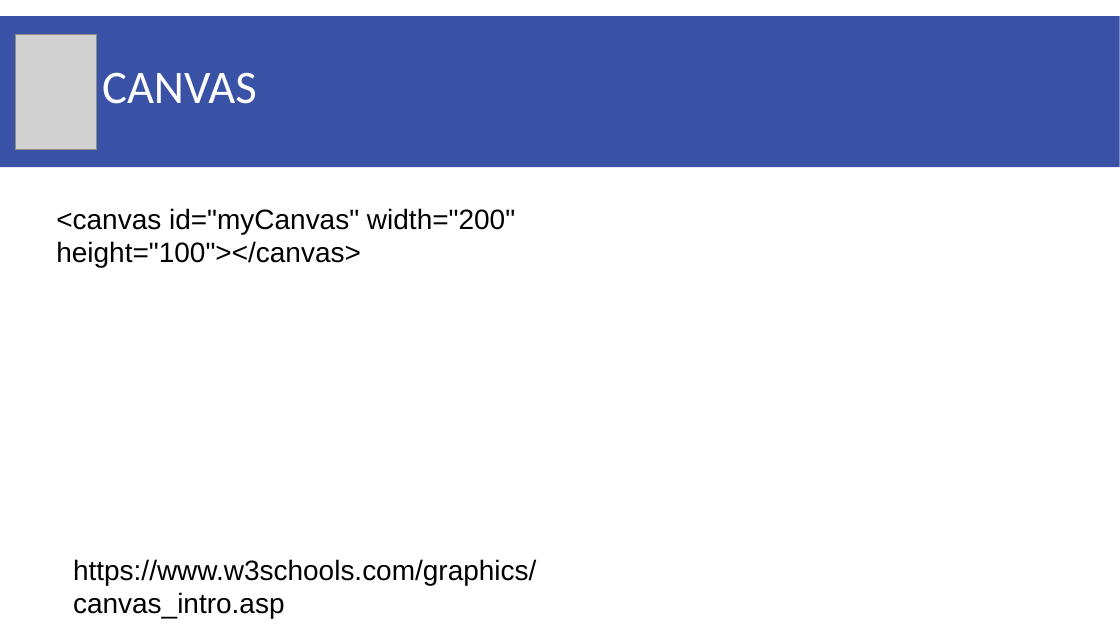
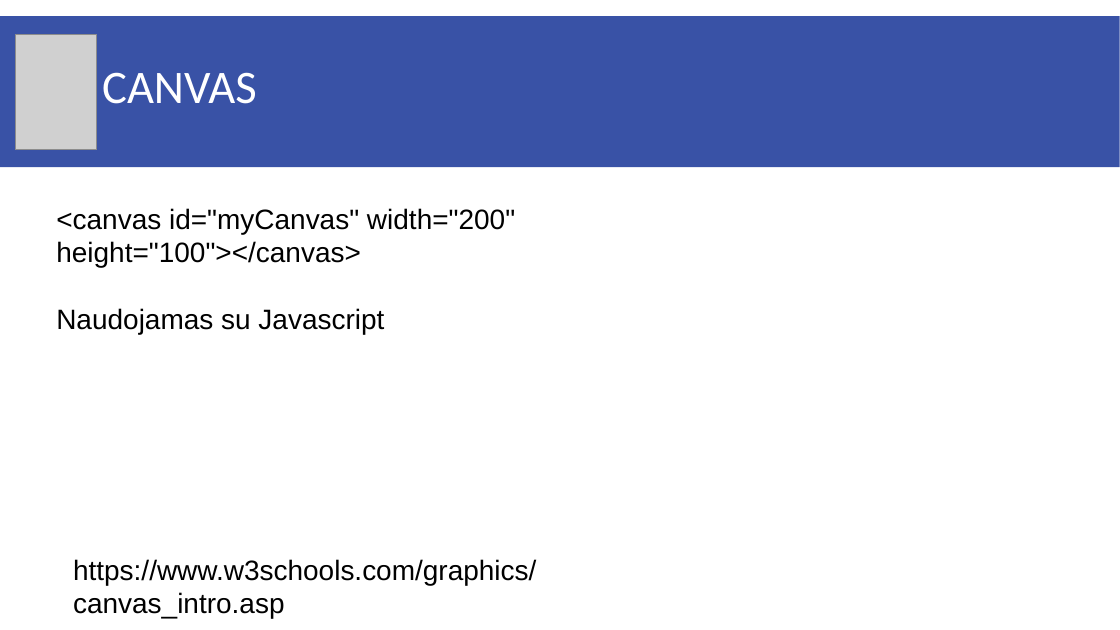
Before and after one commit to zigmantasvcs/20171006, a slide deck: slide 25 of 01_HTML.pptx. Drawn at 1120x630 pixels with LibreOffice and Linux fonts; fonts in the diff are those of the drawing; grey boxes stand for pictures. Boxes give left, top, right and bottom in pixels: in the first picture for what was removed or moved away, otherwise in the second. Text is boxed around its words. In the diff, an @@ line names an element or a change of style, - is before the commit and + after.

```diff
--- a/01_HTML.pptx
+++ b/01_HTML.pptx
@@ text at (56,308,384,335): paragraph added @@
+Naudojamas su Javascript
```
Also in this commit, not shown: 1 other slide changed, 1 other file.
